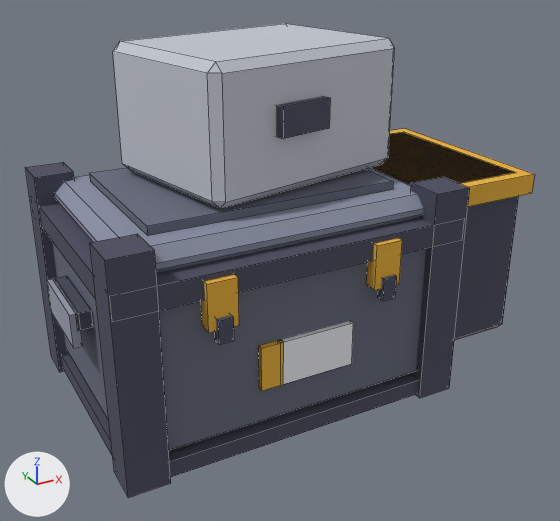
A saved change to the FBX model Assets/_Project/Art/Environment/LabKit/Meshes/Crate_Stack.fbx.
Both versions are drawn from a 50 mm lens placed at (-1.14, -2.38, 1.62), pointed at (0.16, -0.01, 0.44). Every picture has the same lights, and +X, +Y and +Z are marked at lower left. The first picture is the older version. Mesh edges are drawn as thin lines.

Names of what the first picture shows: 'Crate_Stack'.
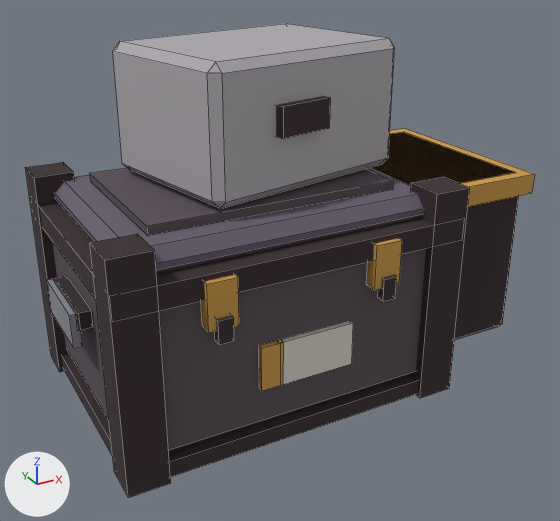
Changed parts and their boxes (x1, y1, x2, y2) in the pictures (560 x 521 px):
'Crate_Stack', recoloured: (25, 24, 534, 498) in both

Edits to the bpy script that builds the scene:
```text
Change mat_lab_gunmetal:
    mat_lab_gunmetal.base_color: (0.138, 0.153, 0.209) -> (0.102, 0.0802, 0.0976)  # greyish blue #686d7e -> dark grey #5a5058
Change mat_lab_metaldark:
    mat_lab_metaldark.base_color: (0.0723, 0.0762, 0.117) -> (0.0423, 0.0252, 0.0296)  # greyish blue #4c4e60 -> dark grey #3a2c30
Change mat_lab_wall:
    mat_lab_wall.base_color: (0.258, 0.283, 0.376) -> (0.144, 0.117, 0.162)  # grey #8b91a5 -> grey #6a6070
Change mat_lab_steel:
    mat_lab_steel.base_color: (0.539, 0.565, 0.631) -> (0.418, 0.397, 0.423)  # light grey #c2c6d0 -> grey #ada9ae
```
